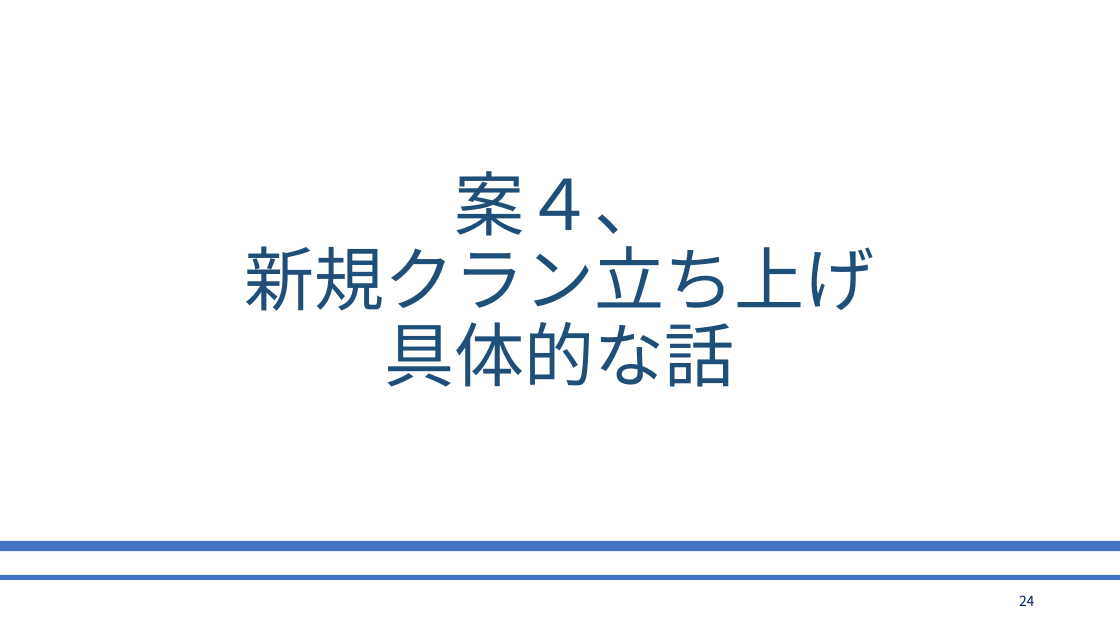
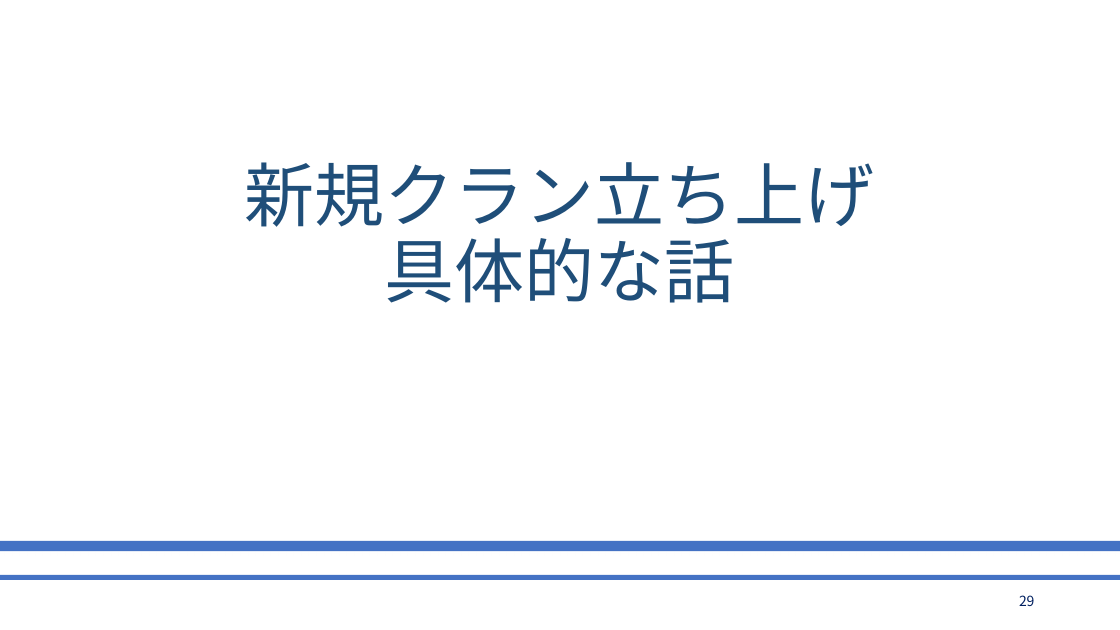
Before and after one commit to bigtreeCoC/documents, a slide deck: slide 29 of 東方とまほらまの今後について.pptx (slide 24 before the commit). Drawn at 1120x630 pixels with LibreOffice and Linux fonts; fonts in the diff are those of the drawing. Boxes give left, top, right and bottom in pixels: in the first picture for what was removed or moved away, otherwise in the second. Text is boxed around its words. In the diff, an @@ line names an element or a change of style, - is before the commit and + after.

```diff
--- a/東方とまほらまの今後について.pptx
+++ b/東方とまほらまの今後について.pptx
@@ title at box(245, 162, 875, 303): text changed @@
-案４、
-新規クラン立ち上げ
-具体的な話
+新規クラン立ち上げ
+具体的な話
@@ page number at box(1019, 595, 1035, 606): text changed @@
-24
+29
```
Also in this commit, not shown: 10 other slides changed, 9 slides added, 3 other files.
